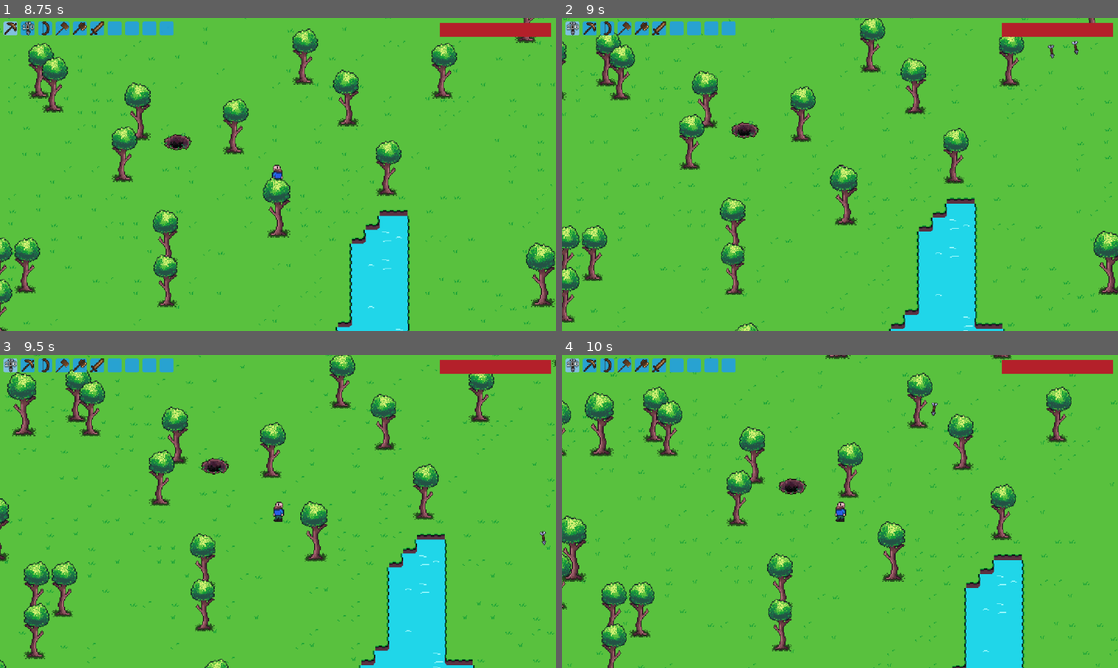
Above: before the commit, frames 1-4 (two rows, left to right).
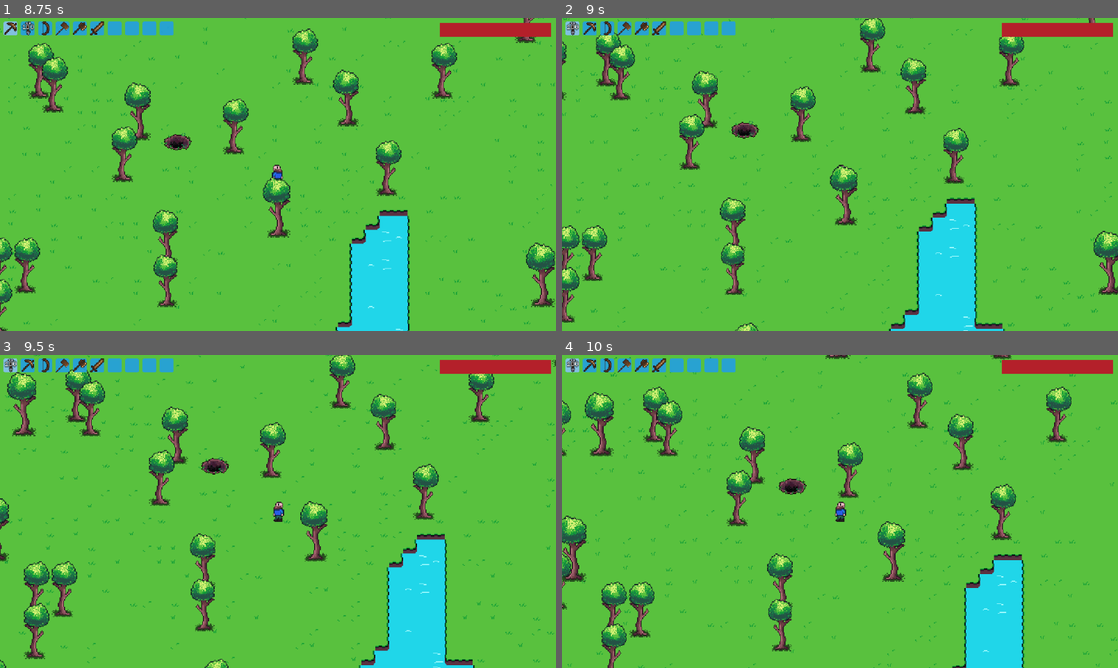
Above: after the commit, the same moments.

Repository: spsJakubSzydlowski/Evergrint
Game: Godot game, scene res://scenes/main.tscn
Two runs of this game, one before a commit and one after it. Both use one fixed random seed, a clock stepped at 60 frames per second and the inputs below.
Inputs (mouse positions are in pixels of both pictures, inside the frame that each line leads up to):
- Up to frame 1 (8.75 s): tap Enter at 0.5 s; move the mouse to (11, 27) at 0.52 s; press the mouse at (11, 27) at 0.53 s; hold Right 0.53-1.28 s; tap A (a) at 0.6, 3.8, 4.35, 7.55 s; move the mouse to (27, 27) at 1.27 s; release the mouse at (27, 27) at 1.28 s; hold Down 1.28-2.03 s; click (27, 27) at 1.35 s; tap D (d) at 1.55, 2.1, 5.3, 5.85 s; move the mouse to (11, 27) at 2.02 s; hold Right 2.03-2.78 s; click (11, 27) at 2.17 s; tap S (s) at 2.3, 2.85, 6.05, 6.6 s; move the mouse to (27, 27) at 2.77 s; hold Up 2.78-3.53 s; click (27, 27) at 2.92 s; tap W (w) at 3.05, 3.6, 6.8, 7.35 s; move the mouse to (11, 27) at 3.52 s; hold Left 3.53-5.03 s; click (11, 27) at 3.67 s; move the mouse to (27, 27) at 4.27 s; click (27, 27) at 4.55 s; move the mouse to (11, 27) at 5.02 s; press the mouse at (11, 27) at 5.03 s; hold Down 5.03-5.78 s; move the mouse to (27, 27) at 5.77 s; release the mouse at (27, 27) at 5.78 s; hold Right 5.78-6.53 s; click (27, 27) at 5.92 s; move the mouse to (11, 27) at 6.52 s; hold Up 6.53-7.28 s; click (11, 27) at 6.67 s; move the mouse to (27, 27) at 7.27 s; hold Right 7.28-8.03 s; click (27, 27) at 7.42 s; move the mouse to (11, 27) at 8.02 s; press the mouse at (11, 27) at 8.03 s; hold Down from 8.03 s (still down); tap Alt at 8.1 s
- Up to frame 2 (9 s): move the mouse to (589, 27) at 8.77 s; release Down at 8.78 s; release the mouse at (589, 27) at 8.78 s; hold Left from 8.78 s (still down); tap Shift at 8.85 s; click (589, 27) at 8.92 s
- Up to frame 3 (9.5 s): keep holding Left; tap D (d) at 9.05 s
- Up to frame 4 (10 s): move the mouse to (573, 364) at 9.52 s; release Left at 9.53 s; hold Up from 9.53 s (still down); tap A (a) at 9.6 s; click (573, 364) at 9.67 s; tap S (s) at 9.8 s

Frame 1 is identical in both runs. In frame 2, less than 0.1% of the frame differs, in the area x 87-93%, y 7-13%; in frame 3, less than 0.1%; in frame 4, less than 0.1%.

Commit message:
Refracturing

Diff:
--- a/scripts/world_entity.gd
+++ b/scripts/world_entity.gd
@@ -55,41 +55,15 @@
 	process_active_behaviour(delta)
 
 func process_active_behaviour(delta):
-	if faction == FACTION_HOSTILE and not is_stunned:
-		if player and not is_dead:
-			var distance = global_position.distance_to(player.global_position)
-
-			if distance < attack_range and not player.is_dead:
-				velocity = Vector2.ZERO
-			elif distance <= aggro_range and not player.is_dead:
-				var direction_raw = (player.global_position - global_position)
-				var direction = direction_raw.normalized()
-
-				move_speed = entity.get("move_speed")
-				velocity = direction * move_speed
-
-				if direction.x != 0:
-					sprite.flip_h = direction.x < 0
-			else:
-				process_idle_behaviour(delta)
-
-			attack_timer += delta
-			if attack_timer >= attack_cooldown:
-				if distance <= attack_range + 5:
-					if not is_boss:
-						deal_damage(player)
-						attack_timer = 0.0
-				if is_boss:
-					if last_attack == "projectiles":
-						is_acting = true
-						AbilityManager.spawn_at_player(self, player)
-						last_attack = "teleport"
-					else:
-						AbilityManager.projectile_burst("boulder", self, 8)
-						last_attack = "projectiles"
-				else:
-					AbilityManager.projectile_burst("arrow", self, 6)
-				attack_timer = 0.0
+	if faction != FACTION_HOSTILE or is_dead or is_stunned or not player:
+		return
+
+	var distance_to_player = global_position.distance_to(player.global_position)
+
+	if not is_acting:
+		handle_movement(distance_to_player)
+
+	handle_attacks(delta, distance_to_player)
 
 	if not is_acting:
 		move_and_slide()
@@ -109,6 +83,46 @@
 	if idle_direction.x != 0:
 		sprite.flip_h = idle_direction.x < 0
 
+func handle_movement(distance_to_player):
+	if player.is_dead:
+		velocity = Vector2.ZERO
+		return
+
+	if distance_to_player < attack_range:
+		velocity = Vector2.ZERO
+	elif distance_to_player <= aggro_range:
+		var direction = (player.global_position - global_position).normalized()
+		velocity = direction * entity.get("move_speed", 100)
+		sprite.flip_h = direction.x < 0
+	else:
+		process_idle_behaviour(get_physics_process_delta_time())
+
+func handle_attacks(delta, distance_to_player):
+	attack_timer += delta
+	if attack_timer < attack_cooldown or player.is_dead:
+		return
+
+	if distance_to_player <= aggro_range:
+		execute_attack_logic()
+		attack_timer = 0.0
+
+func execute_attack_logic():
+	print("jsem boss? " + str(is_boss))
+	if is_boss:
+		perform_boss_cycle()
+	else:
+		AbilityManager.projectile_burst("arrow", self, 6)
+
+func perform_boss_cycle():
+	print("bossing")
+	is_acting = true
+	if last_attack == "projectiles":
+		AbilityManager.spawn_at_player(self, player)
+		last_attack = "teleport"
+	else:
+		AbilityManager.projectile_burst("boulder", self, 8)
+		last_attack = "projectiles"
+
 func initialize(entity_id: String):
 	entity = DataManager.get_entity(entity_id)
 
@@ -118,6 +132,7 @@
 
 	name = entity.id
 	collision.shape.size = Vector2(entity.get("hitbox_x"), entity.get("hitbox_y"))
+
 	var anim_path = "res://sprite_frames/" + entity_id + ".tres"
 	if FileAccess.file_exists(anim_path):
 		var new_frames = load(anim_path)
@@ -175,7 +190,6 @@
 		is_stunned = true
 		apply_knockback(knockback, source_pos)
 
-
 func apply_knockback(knockback, source_pos):
 	var knockback_dir = source_pos.direction_to(global_position)
 	var target_pos = global_position + (knockback_dir * knockback * 20.0)
